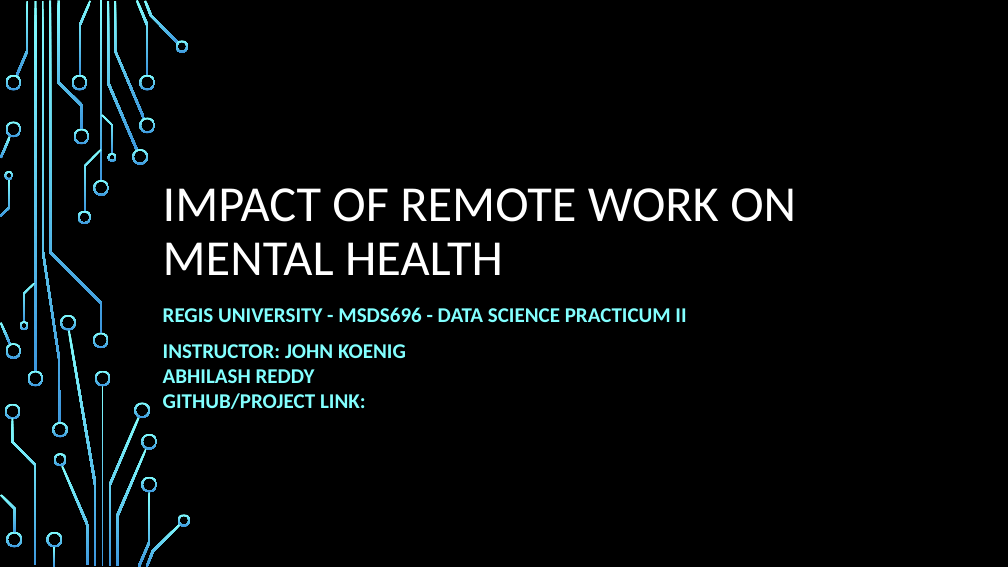
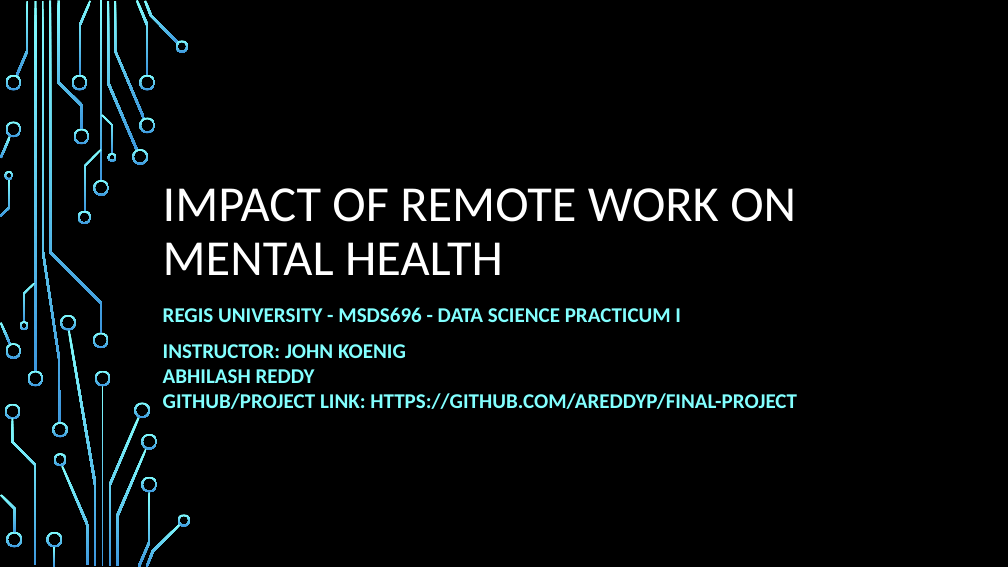
Before and after one commit to Areddyp/Final-Project, a slide deck: slide 1 of Final Project Presentation.pptx. Drawn at 1008x567 pixels with LibreOffice and Linux fonts; fonts in the diff are those of the drawing; background and template pictures are left out. Boxes give left, top, right and bottom in pixels: in the first picture for what was removed or moved away, otherwise in the second. Text is boxed around its words. In the diff, an @@ line names an element or a change of style, - is before the commit and + after.

```diff
--- a/Final Project Presentation.pptx
+++ b/Final Project Presentation.pptx
@@ subtitle at bbox=[163, 307, 797, 409]: text changed @@
-REGIS UNIVERSITY - MSDS696 - DATA SCIENCE PRACTICUM II
-INSTRUCTOR: JOHN KOENIG
-ABHILASH REDDY
-GITHUB/PROJECT LINK:
+REGIS UNIVERSITY - MSDS696 - DATA SCIENCE PRACTICUM I
+INSTRUCTOR: JOHN KOENIG
+ABHILASH REDDY
+GITHUB/PROJECT LINK: HTTPS://GITHUB.COM/AREDDYP/FINAL-PROJECT
```
